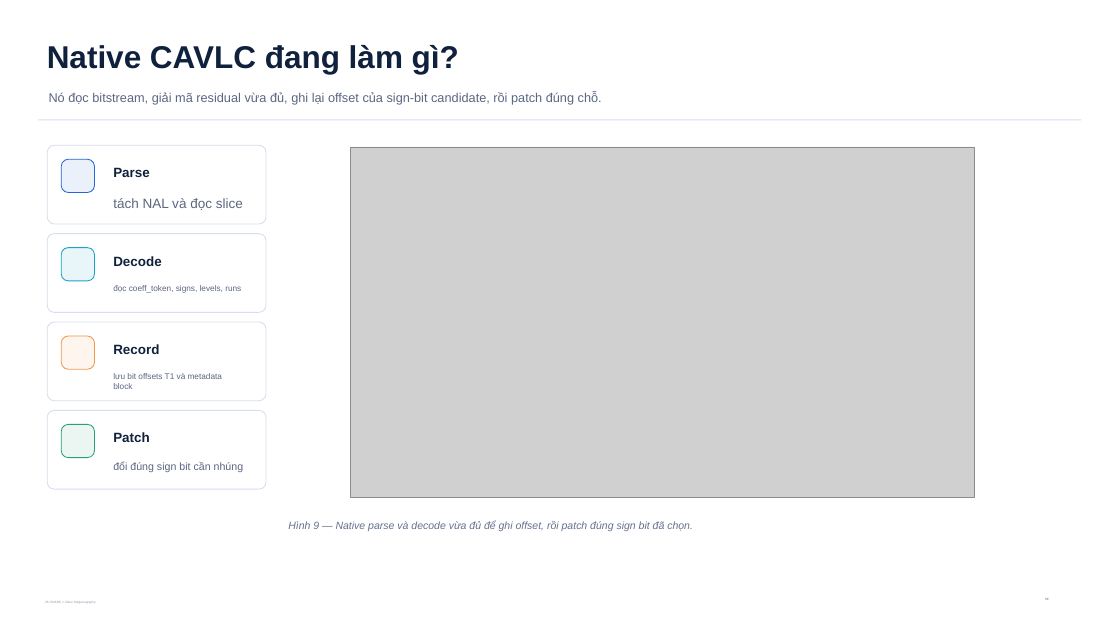
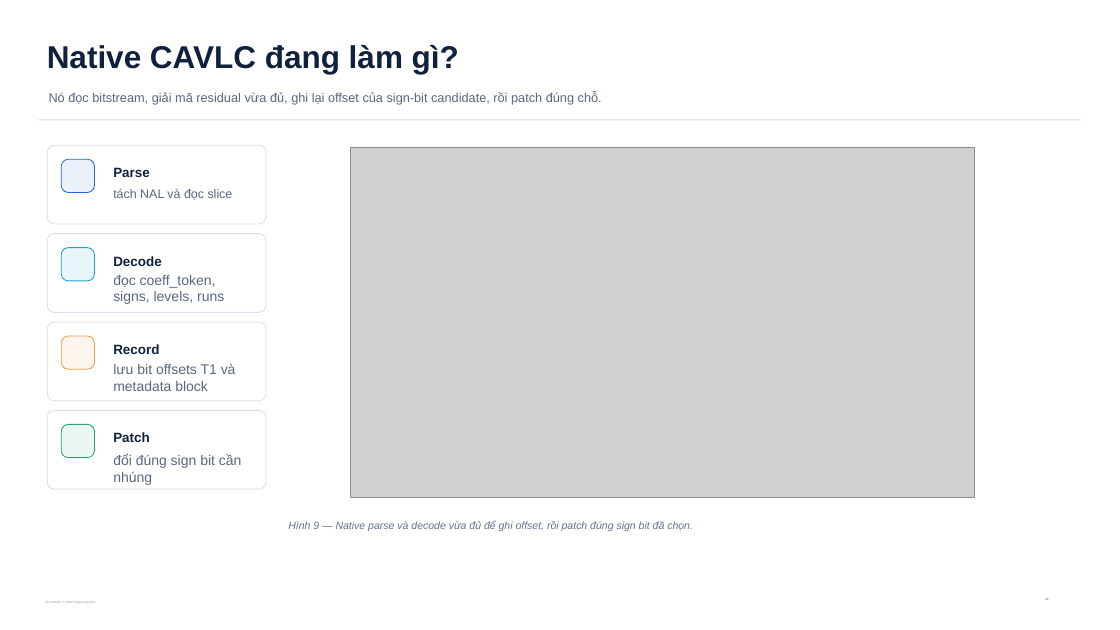
Before and after one commit to Saudadeeee/zk-snark-X-Steganography, a slide deck: slide 9 of VideoLevel/output/presentations/zkstego_computerphile_style_explainer_v24.pptx. Drawn at 1120x630 pixels with LibreOffice and Linux fonts; fonts in the diff are those of the drawing; grey boxes stand for pictures. Boxes give left, top, right and bottom in pixels: in the first picture for what was removed or moved away, otherwise in the second. Text is boxed around its words. In the diff, an @@ line names an element or a change of style, - is before the commit and + after.

```diff
--- a/VideoLevel/output/presentations/zkstego_computerphile_style_explainer_v24.pptx
+++ b/VideoLevel/output/presentations/zkstego_computerphile_style_explainer_v24.pptx
@@ text "tách NAL và đọc slice" at box(113, 189, 233, 200): size 11.6 to 10.7 pt @@
@@ text "đọc coeff_token, signs, levels, runs" at box(113, 275, 224, 304): size 7.1 to 12 pt @@
@@ 4 texts: place and size @@
-4 texts at box(113, 198, 244, 472)
+4 texts at box(113, 189, 242, 485)
@@ text "lưu bit offsets T1 và ..." at box(113, 363, 236, 391): size 7.1 to 12 pt @@
@@ text "đổi đúng sign bit cần ..." at box(113, 454, 242, 485): size 9.1 to 12 pt @@
```
Also in this commit, not shown: 12 other slides changed, 18 other files.
